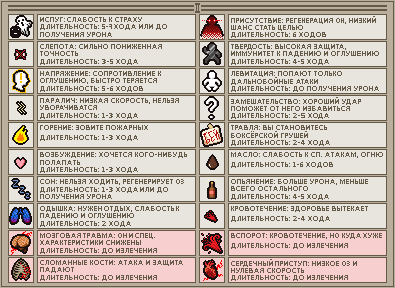
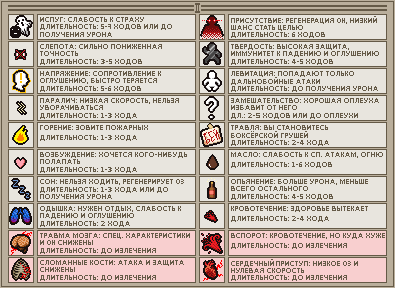
Comparing the layer stacks of the two 395 x 288 images. Changes:
removed layer "Второй" from group "Перевод" over [40, 16, 383, 281]
added layer "Layer 2" in group "Перевод" over [40, 16, 385, 281]
